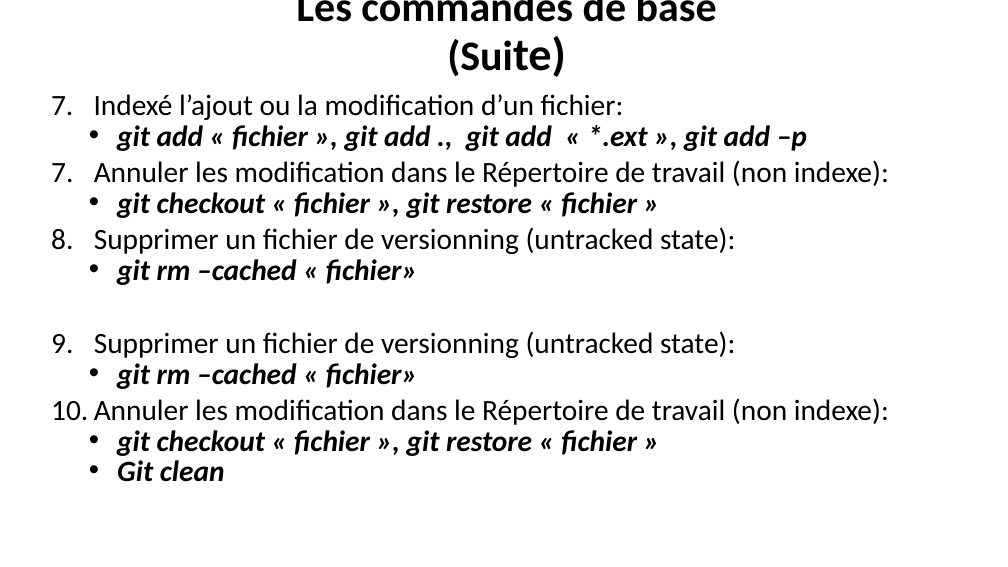
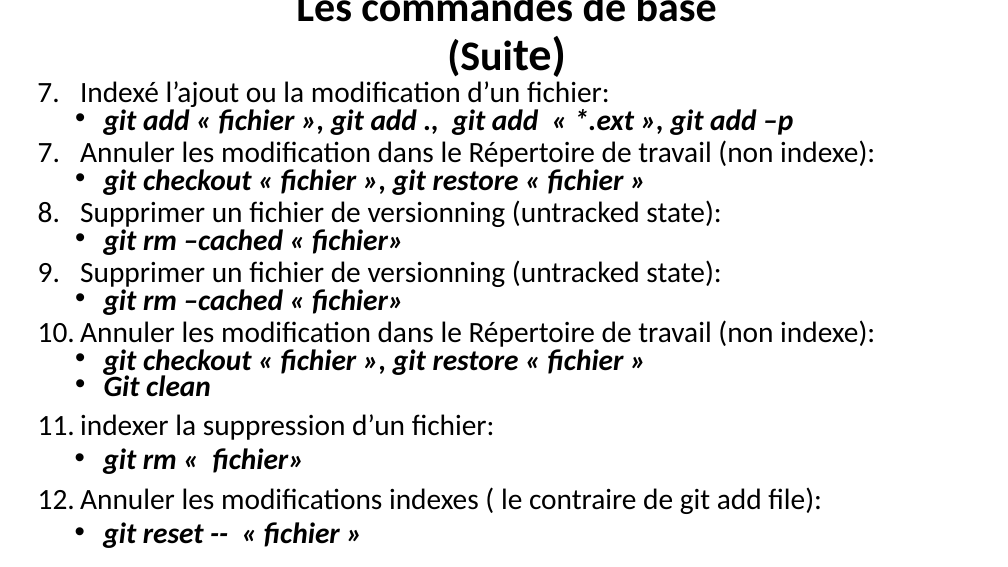
Before and after one commit to belakebiboussad/form, a slide deck: slide 9 of Formation Git.pptx. Drawn at 1008x567 pixels with LibreOffice and Linux fonts; fonts in the diff are those of the drawing. Boxes give left, top, right and bottom in pixels: in the first picture for what was removed or moved away, otherwise in the second. Text is boxed around its words. In the diff, an @@ line names an element or a change of style, - is before the commit and + after.

```diff
--- a/Formation Git.pptx
+++ b/Formation Git.pptx
@@ text "Indexé l’ajout ou la modification ...": place and size @@
-text "Indexé l’ajout ou la modification ..." at [94,94,889,482]
+text "Indexé l’ajout ou la modification ..." at [80,81,875,548]
@@ text at [80,81,875,397]: line spacing 0.9 to 0.8; line spacing 0.7 to 0.6 @@
@@ text at [80,414,822,548]: paragraphs added @@
+  11. indexer la suppression d’un fichier:
+  • git rm « fichier»
+  12. Annuler les modifications indexes ( le contraire de git add file):
+  • git reset -- « fichier »
```
Also in this commit, not shown: 2 other slides changed, 3 slides added, 1 slide removed, 1 other file.
